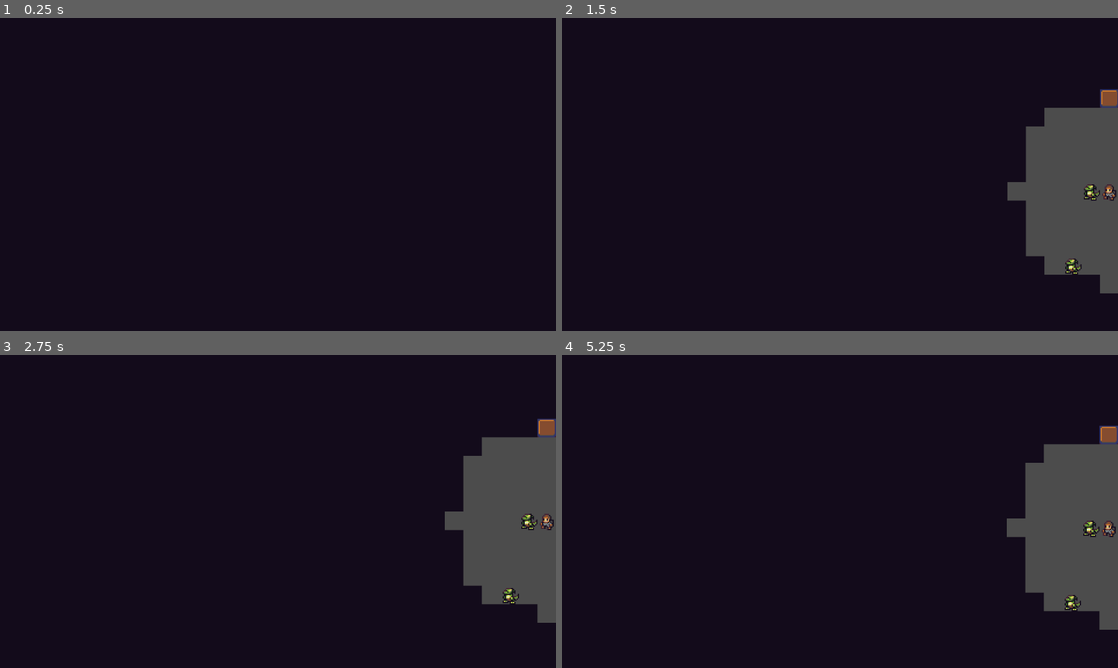
Above: before the commit, frames 1-4 (two rows, left to right).
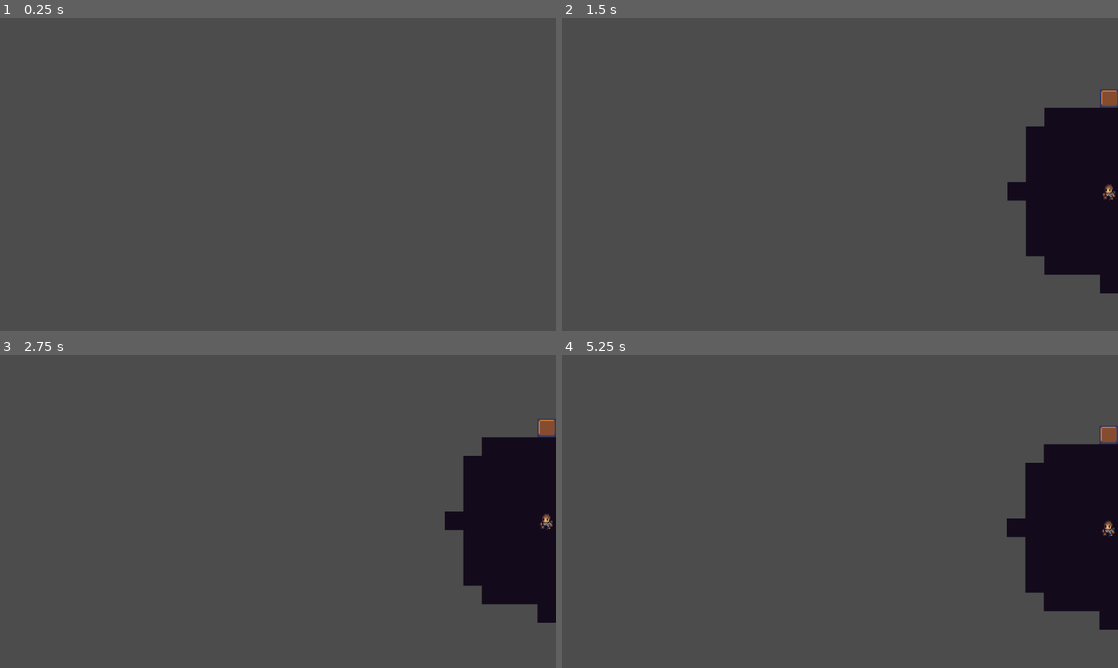
Above: after the commit, the same moments.

Repository: deengames-prototypes/android-roguelike
Game: Godot game, scene res://CoreGame.tscn
Same seed, same stepped clock (60 frames per second), same inputs: the game is played once before the commit and once after it.
Inputs:
- Up to frame 1 (0.25 s): no input
- Up to frame 2 (1.5 s): hold D (move_right) 0.53-1.28 s; hold S (move_down) from 1.28 s (still down)
- Up to frame 3 (2.75 s): release S (move_down) at 2.03 s; hold D (move_right) from 2.03 s (still down)
- Up to frame 4 (5.25 s): tap Enter at 2.75, 5 s; release D (move_right) at 2.78 s; hold W (move_up) 2.78-3.53 s; hold A (move_left) 3.53-5.03 s; tap Space at 4.25 s; hold S (move_down) from 5.03 s (still down)

The runs differ from the first frame. In frame 1, 100% of the frame differs, in the area x 0-100%, y 0-100%; in frame 2, 100%; in frame 3, 100%; in frame 4, 100%.
Error after the commit: Invalid get index '60, 23' (on base: 'Dictionary'). (res://Scripts/Ecs/Systems/DisplaySystem.gd:49)

Commit message:
FOV calculation is cached from turn to turn

Diff:
--- a/src/Scripts/Ecs/Systems/DisplaySystem.gd
+++ b/src/Scripts/Ecs/Systems/DisplaySystem.gd
@@ -4,6 +4,7 @@
 var _entities_tilemap:TileMap
 
 var tilemaps_by_name = {}
+var _fov_cache = {} # [x, y] => true/false
 var _fog_of_war_seen_tiles = [] # [x, y] instances
 
 var _event_bus
@@ -21,6 +22,7 @@
 	}
 
 	_event_bus.connect("spawn_entity", self, "on_spawn_entity")
+	_event_bus.connect("move_entity", self, "on_move_entity")
 
 func on_update():
 
@@ -30,18 +32,21 @@
 	_tiles_tilemap.clear()
 	_entities_tilemap.clear()
 
-	# Fill with FOG. Note that this (expensively!) calculates full FOV every frame (!)
-	# TODO: cache this and only update it if the player moves.
+	var populate_cache = _fov_cache.empty()
+	# Fill with fog and populate FOV cache
 	for y in range(Constants.TILES_HIGH):
 		for x in range(Constants.TILES_WIDE):
-			if not _is_in_player_fov(x, y):
+			var key = "%s, %s" % [x, y]
+			if populate_cache:
+				_fov_cache[key] = _is_in_player_fov(x, y)
+			if _fov_cache[key]:
 				_tiles_tilemap.set_cell(x, y, _tiles_tilemap.tile_set.find_tile_by_name("Fog"))
 
 	for entity in self.entities:
 		var component = entity.get("SpriteComponent")
 		var tilemap = tilemaps_by_name[component.layer]
-
-		if _is_in_player_fov(entity.position.x, entity.position.y):
+		var key = "%s, %s" % [entity.position.x, entity.position.y]
+		if _fov_cache[key]:
 			var tile_index = tilemap.tile_set.find_tile_by_name(component.tile_name)
 			tilemap.set_cell(entity.position.x, entity.position.y, tile_index)
 
@@ -58,3 +63,7 @@
 func on_spawn_entity(entity):
 	if entity.has("PlayerMovementComponent"):
 		_player = entity
+
+func on_move_entity(entity, x, y):
+	if _player != null and entity == _player:
+		_fov_cache.clear()
